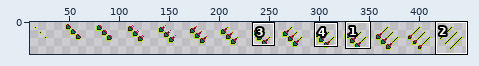
File history of a sprite sheet, MonsterMash/Assets/Sprites/Attacks/TripleScratch.png. The picture above shows the old version from afar; the outline marks the close-up.
Close-up. First the earlier version:
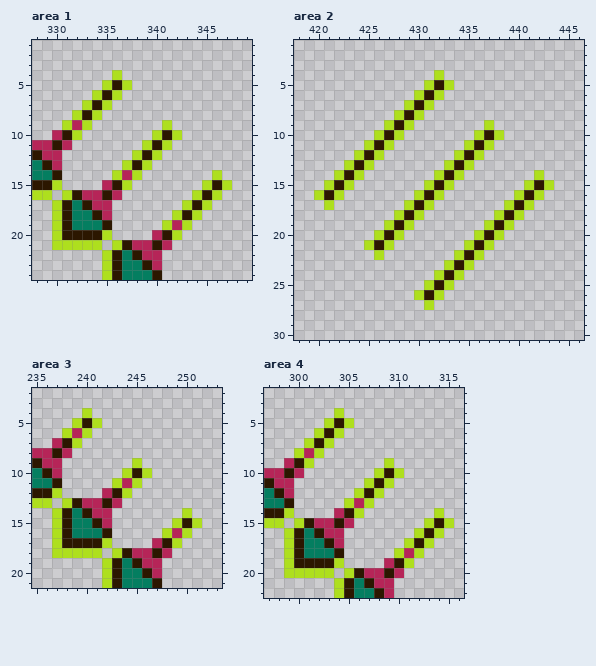
The file is 448x32 pixels. Shown: area 1: x 328..349, y 1..24; area 2: x 418..446, y 1..30; area 3: x 235..253, y 2..21; area 4: x 297..316, y 2..22. The wide view leaves out empty margins. The commit also changed other parts of the picture, which this record leaves out.
Now the later version:
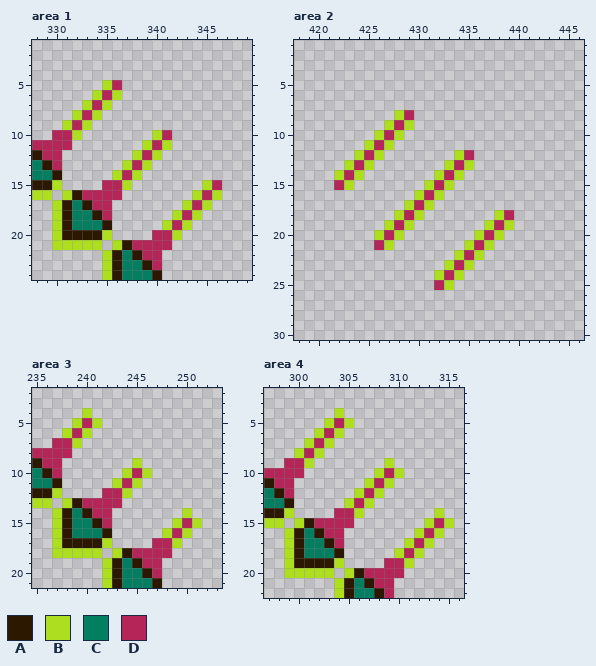
Palette (. is transparent): A #2c1700  B #aedf1e  C #047e60  D #b62558
Diff:
Changed rows in their new state; - is an unchanged pixel.
Area 1:
first column x 330:
 4 ------.-----------
 5 ------D.----------
 6 -----D------------
 7 ----D-------------
 8 ---D--------------
 9 -----------.------
10 -D---------D.-----
11 D---------D-------
12 ---------D--------
13 --------D---------
14 ----------------.-
15 ------D---------D.
16 -----D---------D--
17 --------------D---
18 -------------D----
20 -----------D------
21 ----------D-------
Area 2:
first column x 420:
 4 ------------.-----------
 5 -----------...----------
 6 ----------...-----------
 7 ---------...------------
 8 ---------D.-------------
 9 --------D--------.------
10 -------D--------...-----
11 ------D--------...------
12 -----D---------D.-------
13 ----D---------D---------
14 ---D---------D--------.-
15 -.D---------D--------...
16 ...--------D--------...-
17 -.--------D--------...--
18 ---------D---------D.---
19 --------D---------D-----
20 -------D---------D------
21 -----.D---------D-------
22 ------.--------D--------
23 --------------D---------
24 -------------D----------
25 -----------.D-----------
26 ----------...-----------
27 -----------.------------
Area 3:
first column x 237:
 5 ---D----------
 7 -D------------
 8 D-------------
10 --------D-----
12 ------D-------
13 -----D--------
15 -------------D
17 -----------D--
18 ----------D---
Area 4:
first column x 299:
 5 -----D----------
 6 ----D-----------
 7 ---D------------
 9 -D--------------
10 D---------D-----
11 ---------D------
12 --------D-------
14 ------D---------
15 -----D---------D
16 --------------D-
17 -------------D--
19 -----------D----
20 ----------D-----
Where, in picture pixels (left, top, right, bottom), the same in both close-ups:
changed: (52, 70, 232, 250)
changed: (314, 70, 554, 310)
changed: (52, 418, 92, 458)
changed: (102, 468, 142, 508)
changed: (152, 518, 192, 558)
changed: (284, 418, 444, 578)
